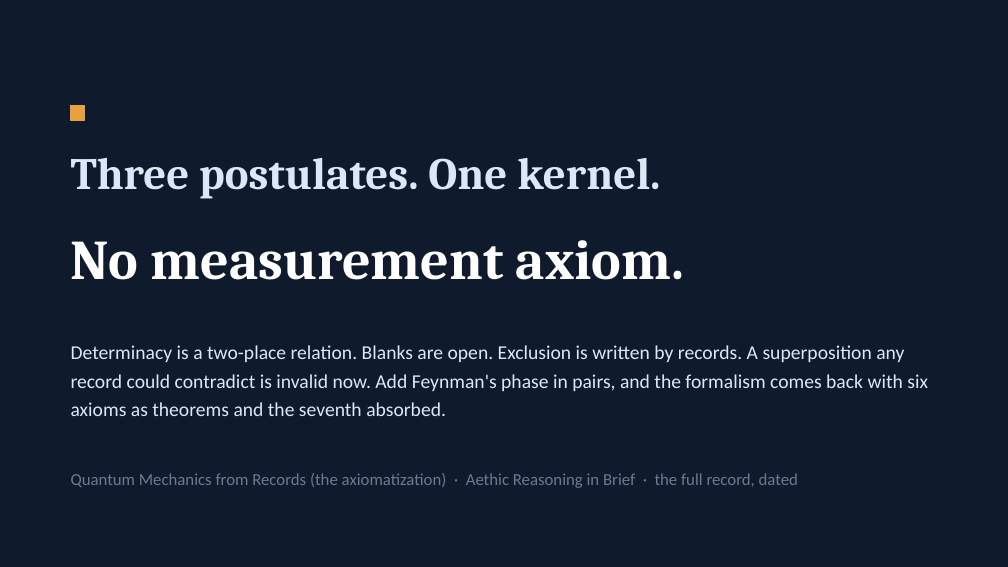
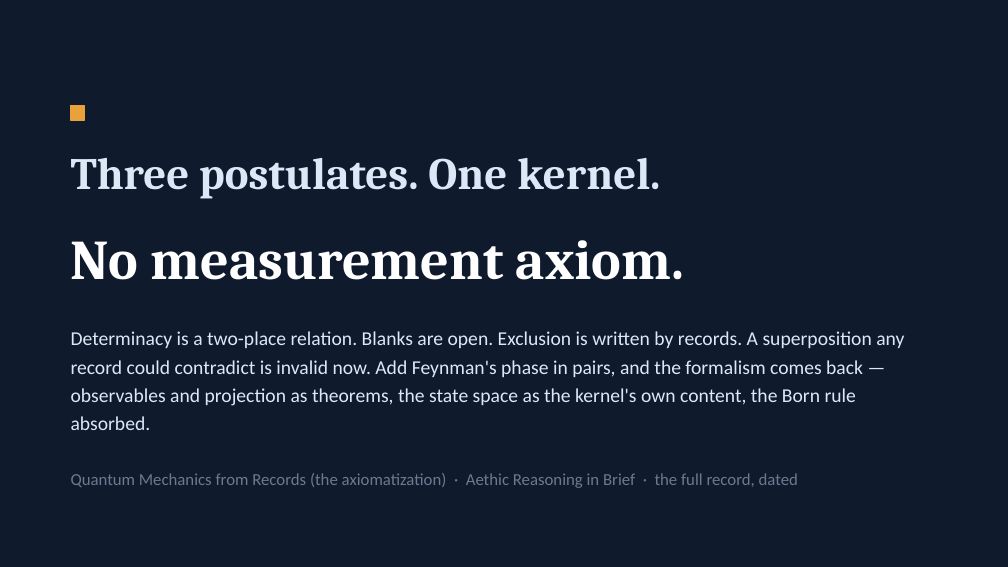
Before and after one commit to brunchwnewton/aethic-code, a slide deck: slide 44 of files/Aethic_Reasoning_60min.pptx. Drawn at 1008x567 pixels with LibreOffice and Linux fonts; fonts in the diff are those of the drawing. Boxes give left, top, right and bottom in pixels: in the first picture for what was removed or moved away, otherwise in the second. Text is boxed around its words. In the diff, an @@ line names an element or a change of style, - is before the commit and + after.

```diff
--- a/files/Aethic_Reasoning_60min.pptx
+++ b/files/Aethic_Reasoning_60min.pptx
@@ text at bbox=[71, 331, 904, 430]: text changed @@
-Determinacy is a two-place relation. Blanks are open. Exclusion is written by records. A superposition any record could contradict is invalid now. Add Feynman's phase in pairs, and the formalism comes back with six axioms as theorems and the seventh absorbed.
+Determinacy is a two-place relation. Blanks are open. Exclusion is written by records. A superposition any record could contradict is invalid now. Add Feynman's phase in pairs, and the formalism comes back — observables and projection as theorems, the state space as the kernel's own content, the Born rule absorbed.
```
Also in this commit, not shown: 1 other slide changed, 1 other file.
